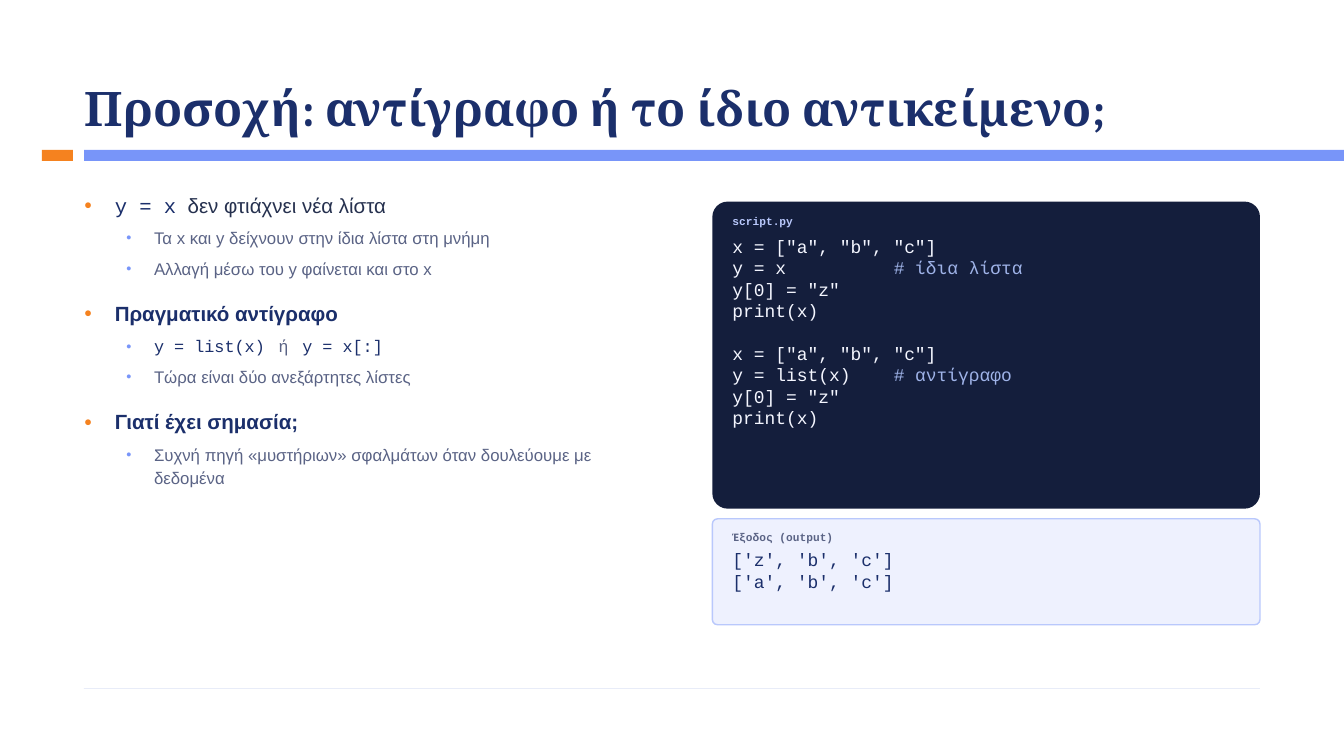
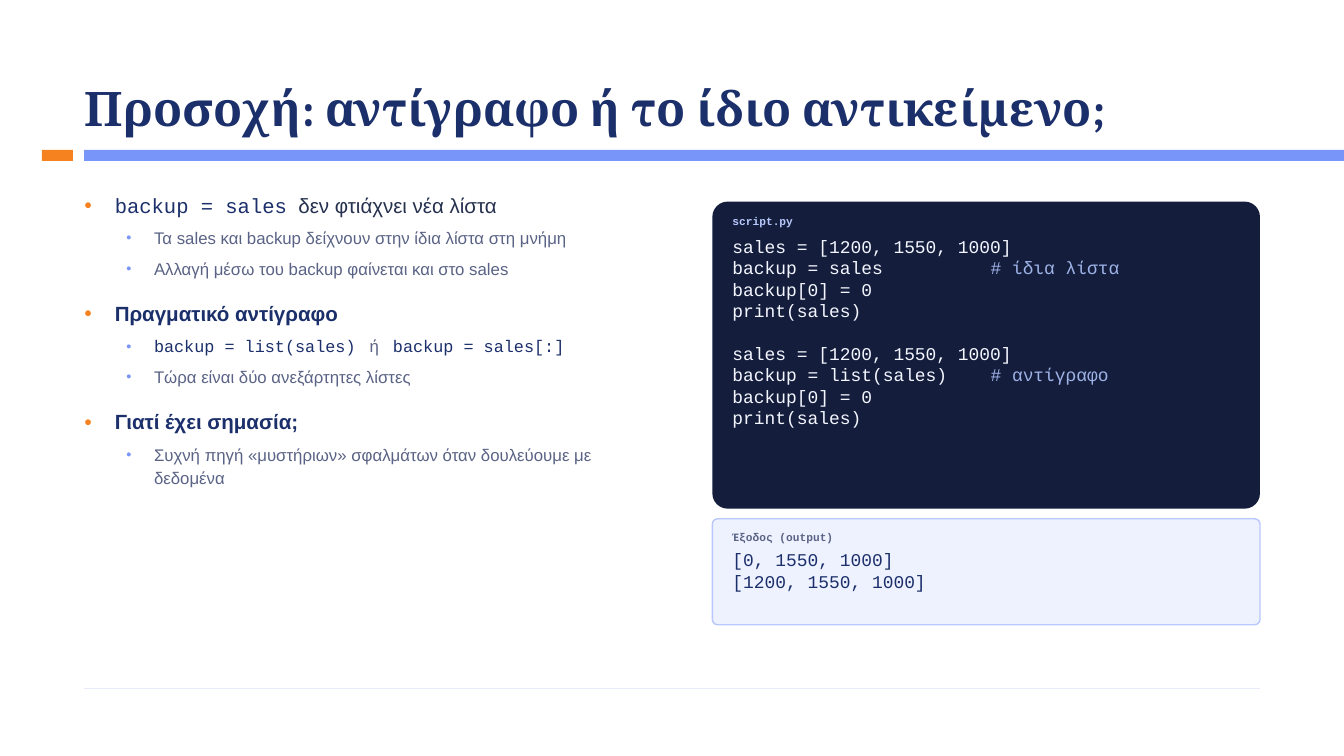
Before and after one commit to kalampokis/kalampokis.github.io, a slide deck: slide 33 of bap/Week3/BAP_Week3_Python_Basics.pptx. Drawn at 1344x756 pixels with LibreOffice and Linux fonts; fonts in the diff are those of the drawing. Boxes give left, top, right and bottom in pixels: in the first picture for what was removed or moved away, otherwise in the second. Text is boxed around its words. In the diff, an @@ line names an element or a change of style, - is before the commit and + after.

```diff
--- a/bap/Week3/BAP_Week3_Python_Basics.pptx
+++ b/bap/Week3/BAP_Week3_Python_Basics.pptx
@@ text at bbox=[115, 197, 566, 279]: text changed @@
-● y = x δεν φτιάχνει νέα λίστα
-  ● Τα x και y δείχνουν στην ίδια λίστα στη μνήμη
-  ● Αλλαγή μέσω του y φαίνεται και στο x
+● backup = sales δεν φτιάχνει νέα λίστα
+  ● Τα sales και backup δείχνουν στην ίδια λίστα στη μνήμη
+  ● Αλλαγή μέσω του backup φαίνεται και στο sales
@@ text at bbox=[732, 240, 1120, 428]: text changed @@
-x = ["a", "b", "c"]
-y = x # ίδια λίστα
-y[0] = "z"
-print(x)
-x = ["a", "b", "c"]
-y = list(x) # αντίγραφο
-y[0] = "z"
-print(x)
+sales = [1200, 1550, 1000]
+backup = sales # ίδια λίστα
+backup[0] = 0
+print(sales)
+sales = [1200, 1550, 1000]
+backup = list(sales) # αντίγραφο
+backup[0] = 0
+print(sales)
@@ text at bbox=[154, 339, 565, 356]: text changed @@
-  ● y = list(x) ή y = x[:]
+  ● backup = list(sales) ή backup = sales[:]
@@ text at bbox=[732, 554, 926, 592]: text changed @@
-['z', 'b', 'c']
-['a', 'b', 'c']
+[0, 1550, 1000]
+[1200, 1550, 1000]
```
Also in this commit, not shown: 25 other slides changed, 1 slide added, 1 slide removed, 1 other file.
